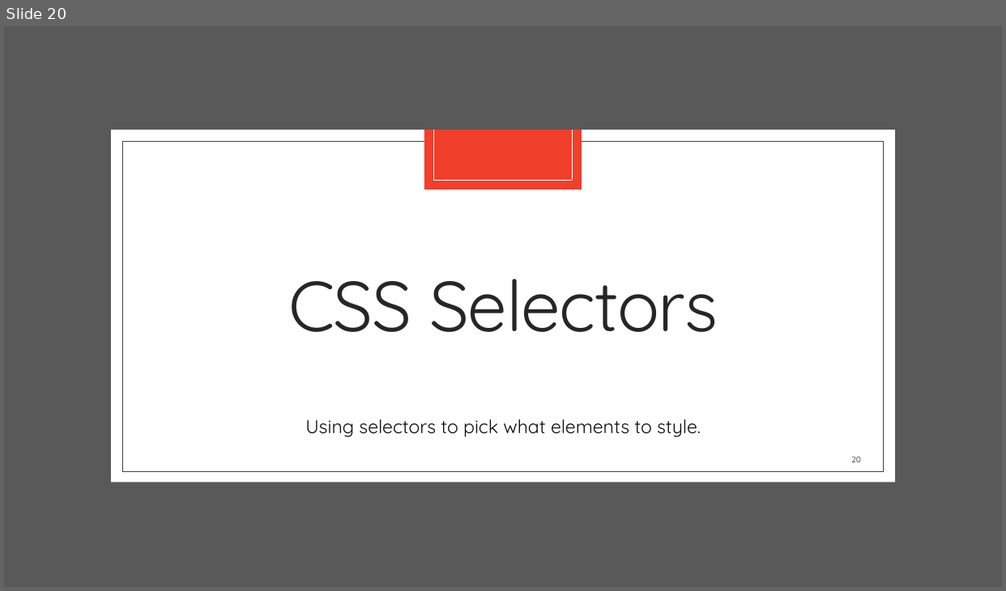
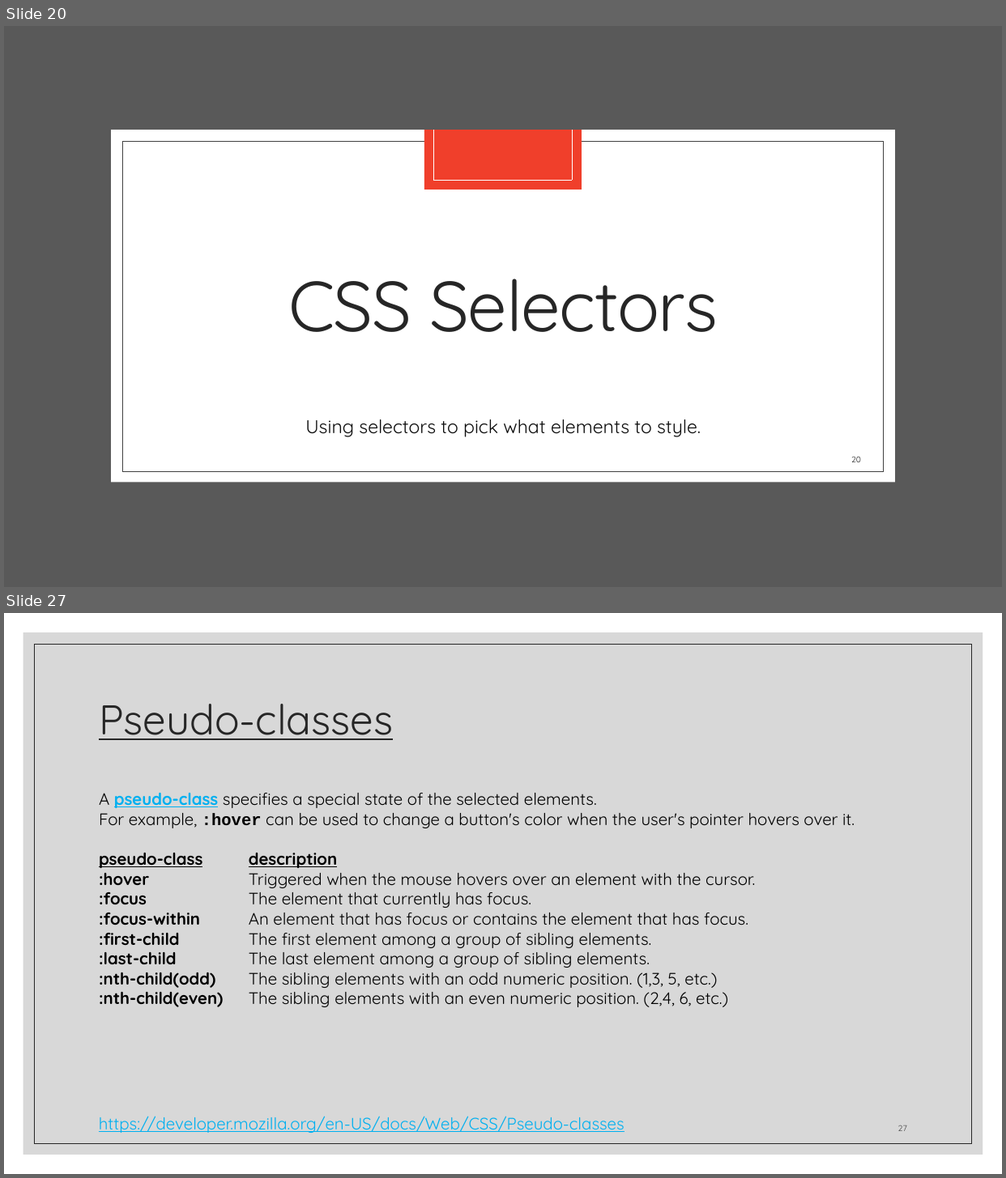
Before and after one commit to zackstotts/base-node-curriculum, a slide deck: unit_00/html_review/03 CSS.pptx. Shown one above the other, each under a label of ours: slide 20 before the commit, slides 20 and 27 after it; the slides between them are not shown. The pictures are 1006x591 and 1006x1178 pixels, drawn with LibreOffice and Linux fonts; fonts in the diff are those of the drawing. Boxes give left, top, right and bottom in pixels: in the first picture for what was removed or moved away, otherwise in the second. Text is boxed around its words. In the diff, an @@ line names an element or a change of style, - is before the commit and + after.

```diff
--- a/unit_00/html_review/03 CSS.pptx
+++ b/unit_00/html_review/03 CSS.pptx
@@ slide 27 added at <box>4,613,1002,1174</box>, background #FFFFFF @@
@@ rectangle added at <box>23,632,983,1155</box>, fill #BFBFBF at 60% opacity @@
@@ rectangle added at <box>35,644,972,1144</box>, outline #262626 0.5 pt @@
@@ title added at <box>99,704,393,740</box>, 40 pt, text #262626, underline @@
+Pseudo-classes
@@ text added at <box>99,793,854,1007</box>, 16 pt, text #000000 @@
+A pseudo-class specifies a special state of the selected elements.
+For example, :hover can be used to change a button's color when the user's pointer hovers over it.
+pseudo-class description
+:hover Triggered when the mouse hovers over an element with the cursor.
+:focus The element that currently has focus.
+:focus-within An element that has focus or contains the element that has focus.
+:first-child The first element among a group of sibling elements.
+:last-child The last element among a group of sibling elements.
+:nth-child(odd) The sibling elements with an odd numeric position. (1,3, 5, etc.)
+:nth-child(even) The sibling elements with an even numeric position. (2,4, 6, etc.)
@@ text added at <box>99,1116,624,1133</box>, 16 pt, text #00B0F0, underline @@
+https://developer.mozilla.org/en-US/docs/Web/CSS/Pseudo-classes
@@ page number added at <box>898,1126,907,1131</box>, 8 pt, text #404040 @@
+27
```
Also in this commit, not shown: 10 slides changed, 19 other slides added, 13 slides removed.
